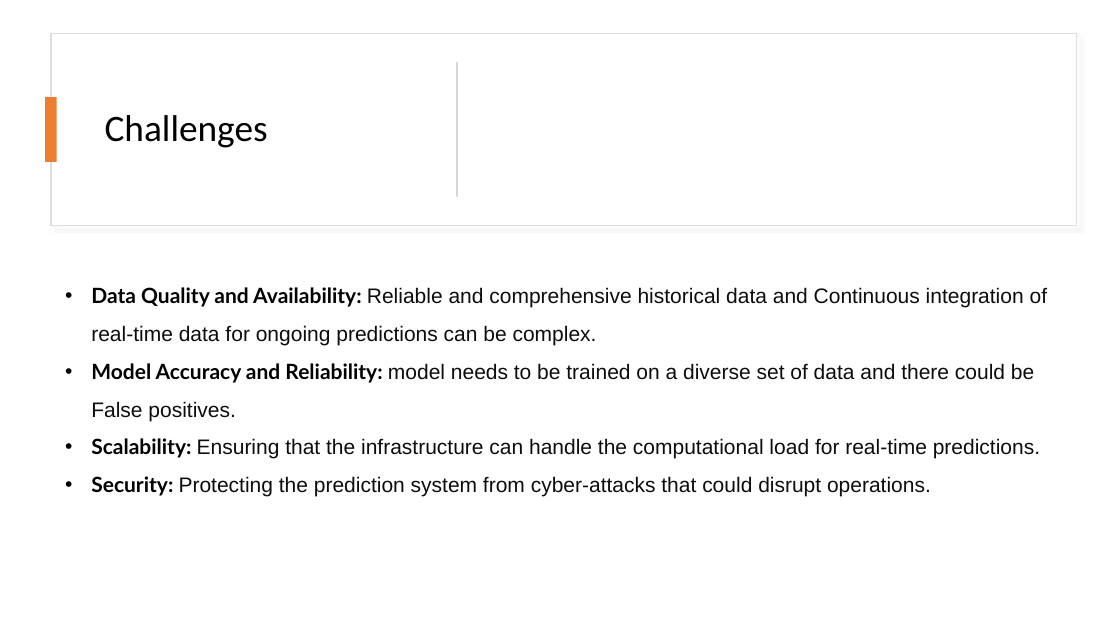
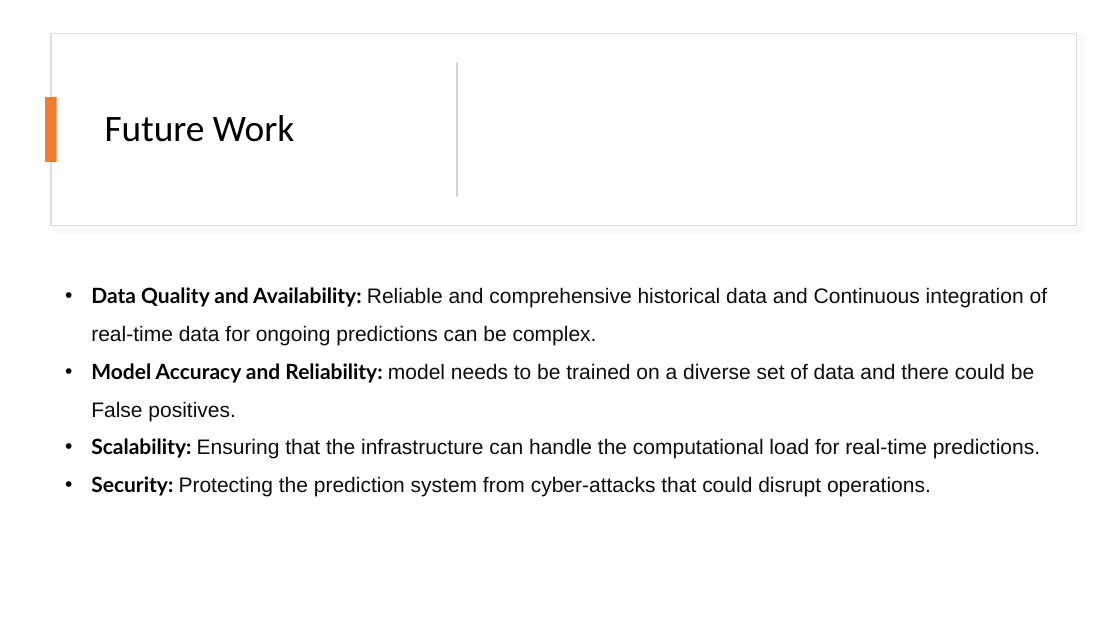
Before and after one commit to ziaulchowdhury/train-delay-prediction-system, a slide deck: slide 18 of documentation/ML_Project.pptx (slide 12 before the commit). Drawn at 1120x630 pixels with LibreOffice and Linux fonts; fonts in the diff are those of the drawing. Boxes give left, top, right and bottom in pixels: in the first picture for what was removed or moved away, otherwise in the second. Text is boxed around its words. In the diff, an @@ line names an element or a change of style, - is before the commit and + after.

```diff
--- a/documentation/ML_Project.pptx
+++ b/documentation/ML_Project.pptx
@@ title at bbox=[105, 115, 294, 142]: text changed @@
-Challenges
+Future Work
```
Also in this commit, not shown: 1 other slide changed, 7 slides added.
